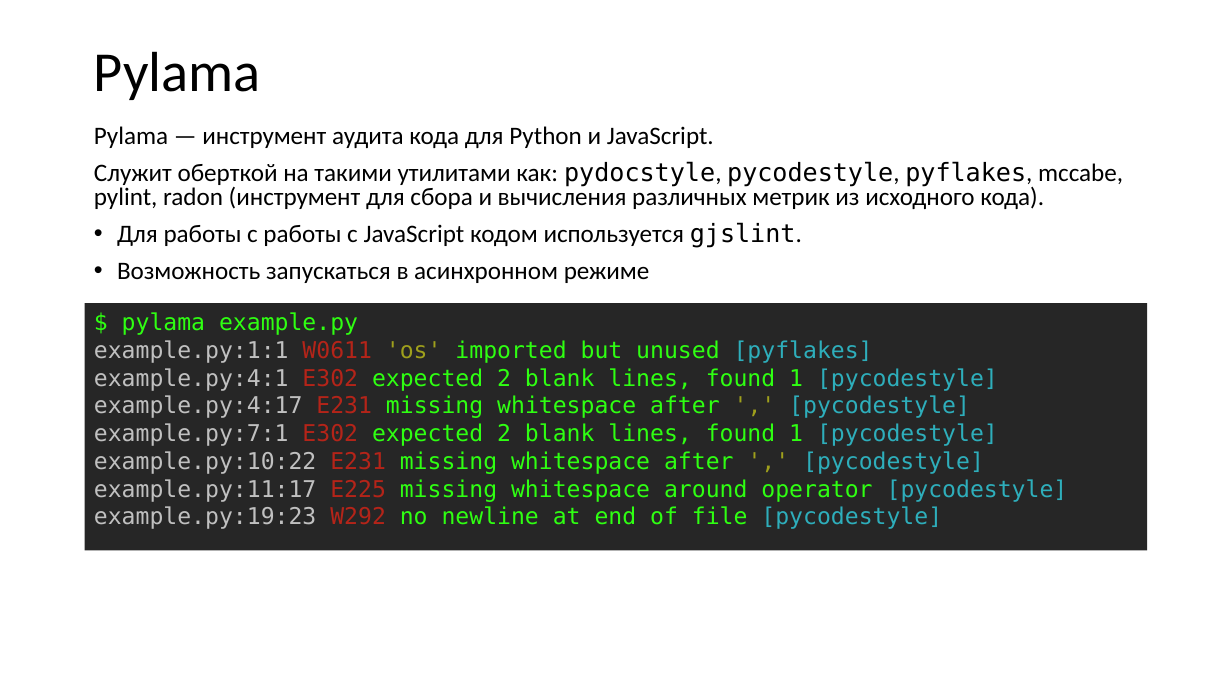
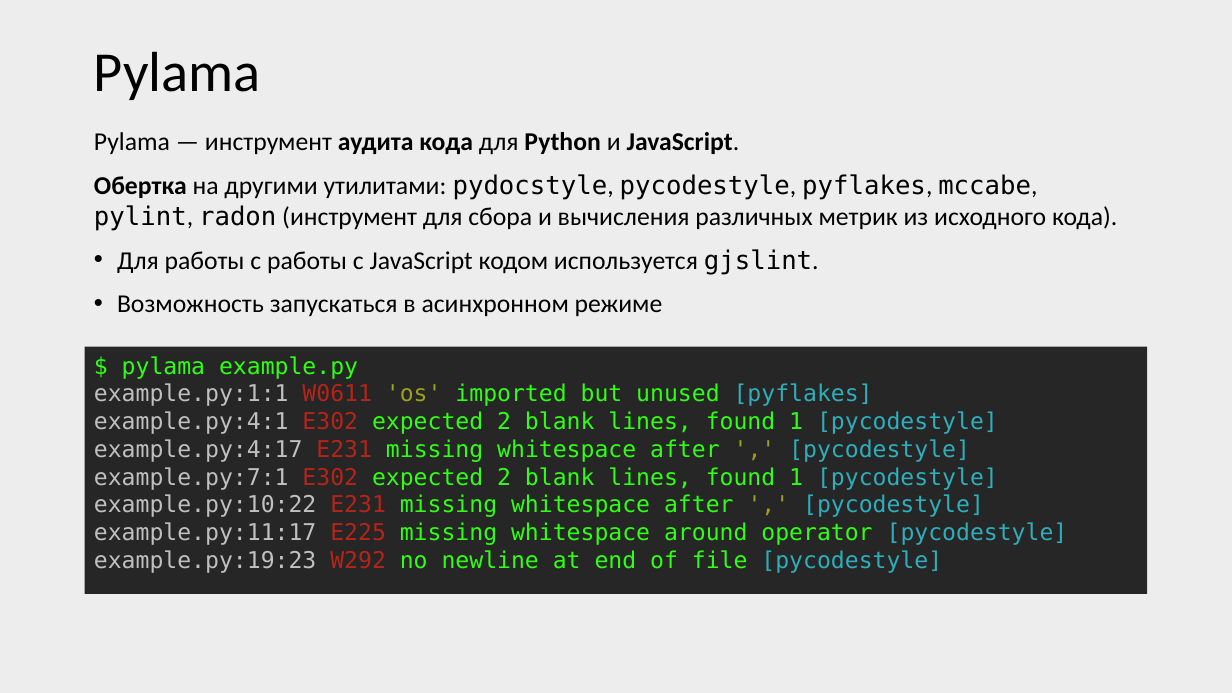
Before and after one commit to xtrueman/prog_instruments, a slide deck: slide 38 of presentations/StaticAnalysers.pptx (slide 37 before the commit). Drawn at 1232x693 pixels with LibreOffice and Linux fonts; fonts in the diff are those of the drawing. Boxes give left, top, right and bottom in pixels: in the first picture for what was removed or moved away, otherwise in the second. Text is boxed around its words. In the diff, an @@ line names an element or a change of style, - is before the commit and + after.

```diff
--- a/presentations/StaticAnalysers.pptx
+++ b/presentations/StaticAnalysers.pptx
@@ background #FFFFFF to #EDEDED @@
@@ text at [94,132,819,316]: size 19.6 to 20 pt in "Pylama — инструмент аудита кода для Python ...", "Для работы с работы с JavaScript кодом ...", "Возможность запускаться в асинхронном режиме"; bold on in "аудита кода Python JavaScript."; line spacing 0.8 to 1 @@
@@ text at [94,174,1117,231]: text changed; size 19.6 to 20 pt @@
-Служит оберткой на такими утилитами как: pydocstyle, pycodestyle, pyflakes, mccabe, pylint, radon (инструмент для сбора и вычисления различных метрик из исходного кода).
+Обертка на другими утилитами: pydocstyle, pycodestyle, pyflakes, mccabe, pylint, radon (инструмент для сбора и вычисления различных метрик из исходного кода).
@@ rectangle "$ pylama example.py": place and size @@
-rectangle "$ pylama example.py" at [85,303,1148,551]
+rectangle "$ pylama example.py" at [85,347,1148,594]
```
Also in this commit, not shown: 41 other slides changed, 12 slides added, 2 slides removed.
